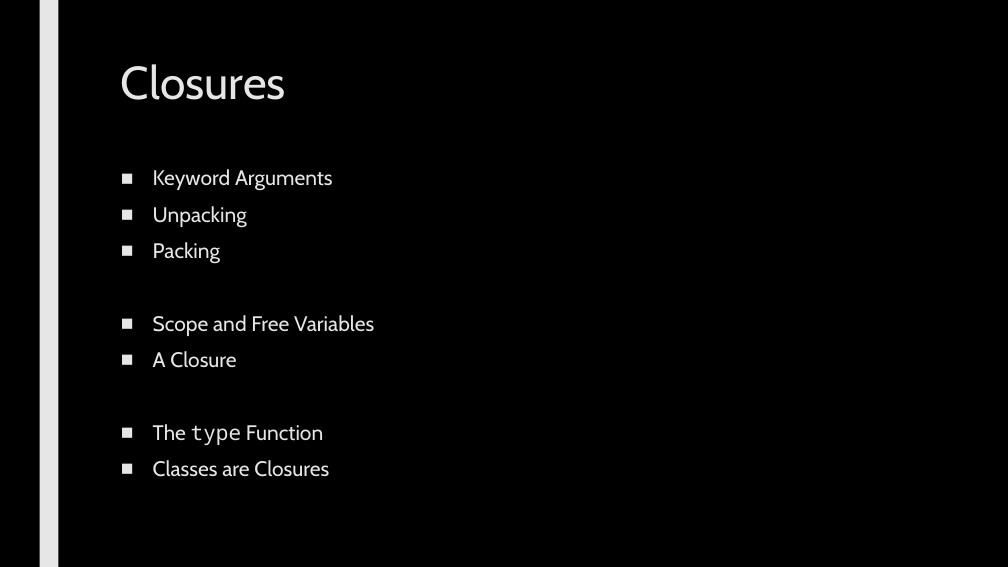
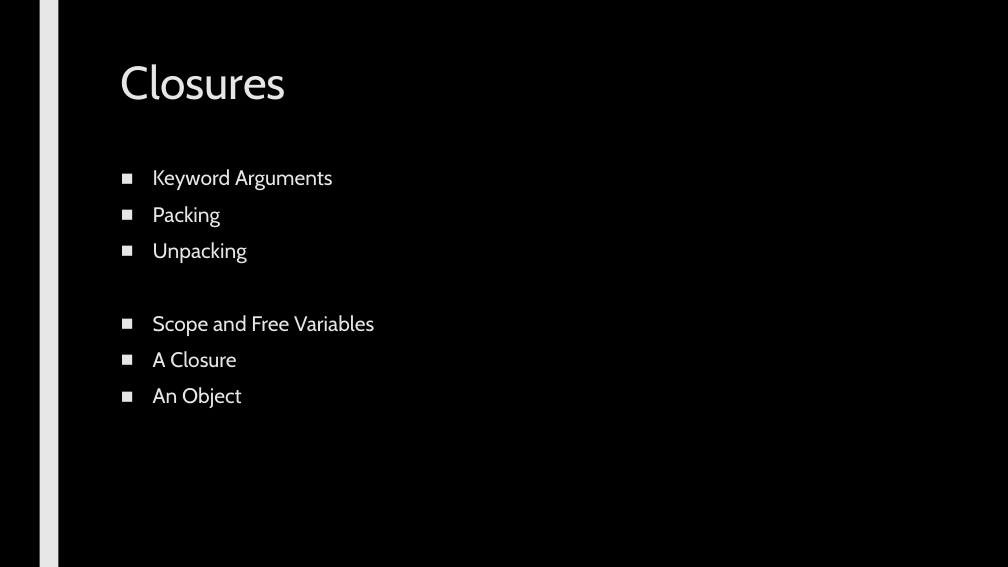
Before and after one commit to max7patek/metaprogramming, a slide deck: slide 2 of slides/03-Closures.pptx. Drawn at 1008x567 pixels with LibreOffice and Linux fonts; fonts in the diff are those of the drawing. Boxes give left, top, right and bottom in pixels: in the first picture for what was removed or moved away, otherwise in the second. Text is boxed around its words. In the diff, an @@ line names an element or a change of style, - is before the commit and + after.

Commit message:
finished draft of closures slides

```diff
--- a/slides/03-Closures.pptx
+++ b/slides/03-Closures.pptx
@@ text at [153, 206, 220, 228]: paragraph added @@
+■ Packing
@@ text at [153, 242, 220, 264]: paragraph removed @@
-■ Packing
@@ text at [153, 387, 242, 408]: text changed @@
-■ The type Function
-■ Classes are Closures
+■ An Object
```
Also in this commit, not shown: 1 other slide changed, 10 slides added, 5 slides removed.
